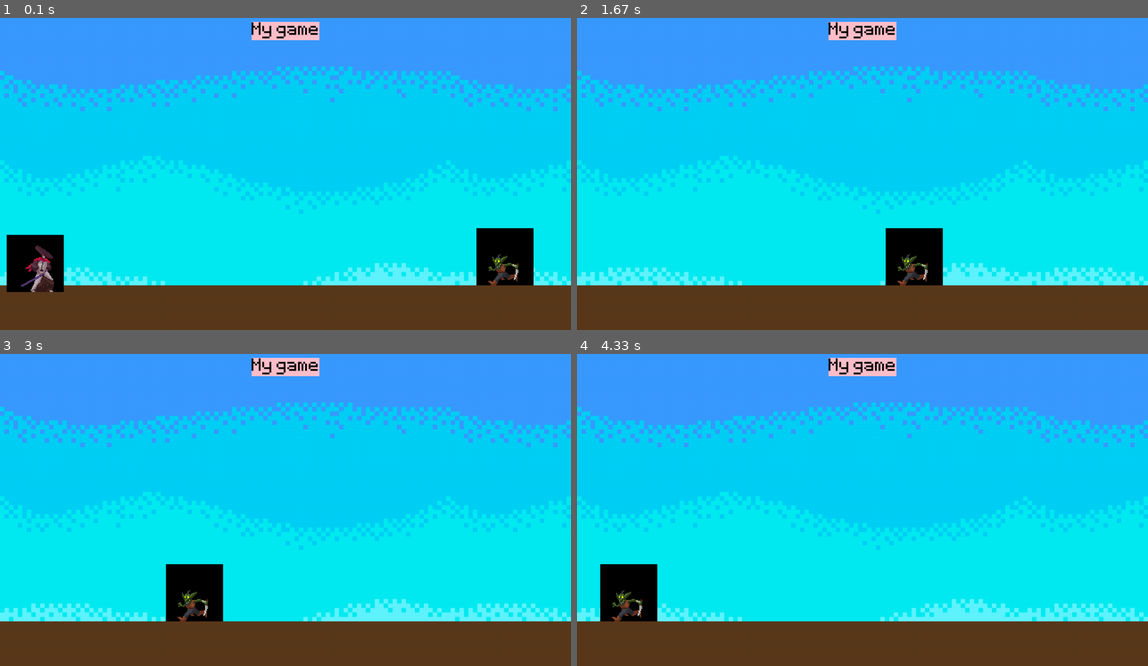
Above: before the commit, frames 1-4 (two rows, left to right).
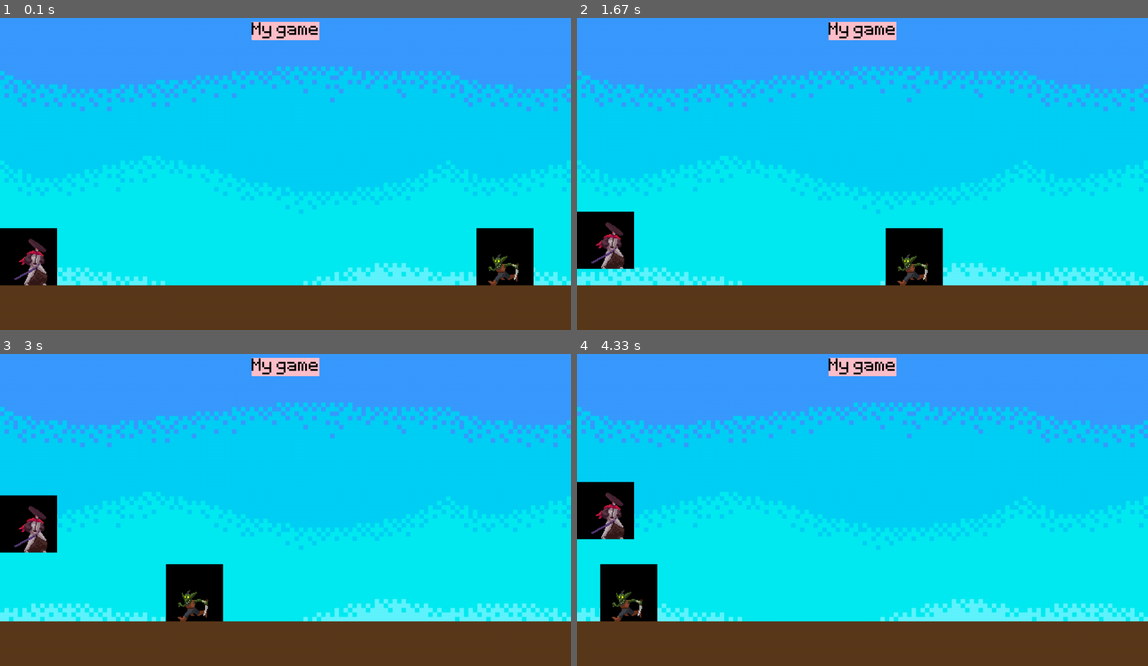
Above: after the commit, the same moments.

Repository: Mandowwow/pygame-endless-runner
Game: pygame game, started from main.py
Same seed, same stepped clock (60 frames per second), same inputs: the game is played once before the commit and once after it.
Inputs (mouse positions are in pixels of both pictures, inside the frame that each line leads up to):
- Up to frame 1 (0.1 s): no input
- Up to frame 2 (1.67 s): tap Space at 0.33, 1.4 s; click (605, 174) at 0.72 s; click (605, 255) at 1.05 s
- Up to frame 3 (3 s): tap Space at 1.7, 2.23, 2.53 s
- Up to frame 4 (4.33 s): tap Space at 3.3, 4.07 s

The runs differ from the first frame. In frame 1, 1.4% of the frame differs, in the area x 0-12%, y 67-88%; in frame 2, 1.9%, in the area x 0-10%, y 61-81%; in frame 3, 1.9%; in frame 4, 1.9%.

Commit message:
simulating ground collision and removed infinite jump

Diff:
--- a/main.py
+++ b/main.py
@@ -40,12 +40,12 @@
             exit()
 
         if event.type == pygame.MOUSEBUTTONDOWN:
-            if hero_rect.collidepoint(event.pos):
+            if hero_rect.collidepoint(event.pos) and hero_rect.bottom >= 620:
                 hero_gravity = -20
 
 
         if event.type == pygame.KEYDOWN:
-            if event.key == pygame.K_SPACE:
+            if event.key == pygame.K_SPACE and hero_rect.bottom >= 620:
                 hero_gravity = -20
 
         if event.type == pygame.KEYUP:
@@ -60,9 +60,11 @@
 
     #PLAYER
     hero_gravity += 1
+    hero_rect.y += hero_gravity
+    #hero_rect.x += 3
+    if hero_rect.bottom >= 620:
+        hero_rect.bottom = 620
     screen.blit(hero_surface, hero_rect)
-    hero_rect.y += hero_gravity
-    hero_rect.x += 3
 
     screen.blit(goblin_surface, goblin_rect)
     goblin_rect.right -= 4
